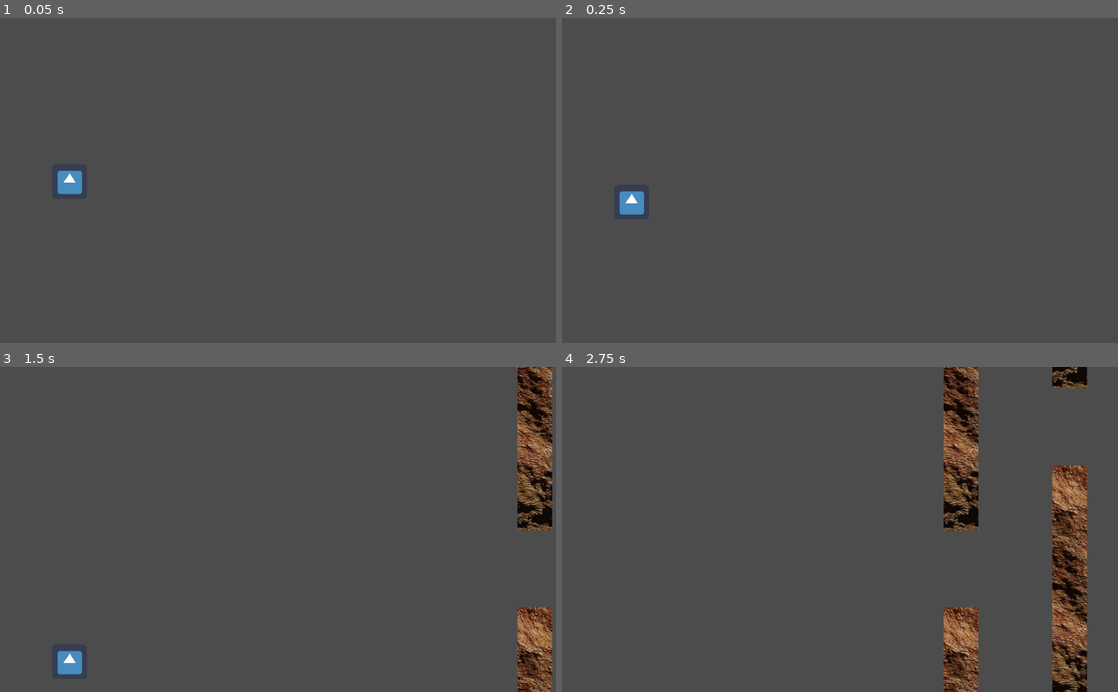
Above: before the commit, frames 1-4 (two rows, left to right).
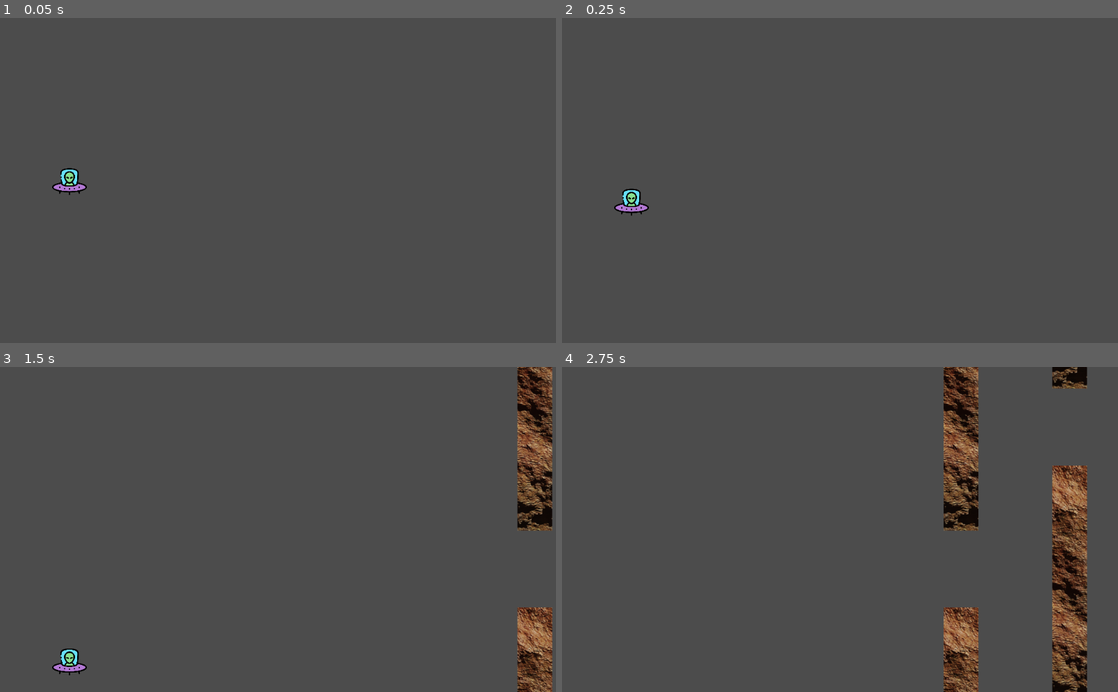
Above: after the commit, the same moments.

Repository: Chamerli-sh/Flappy-Things
Game: Godot game, scene res://World/World.tscn
The game is run twice, just before and just after one commit, with the same random seed, the same clock (stepped at 60 frames per second) and the same inputs. The project has no main scene, so this scene is started directly. The engine's default icon, where the game draws it, is replaced by a stand-in: a white triangle on a blue panel in a dark square.
Inputs:
- Up to frame 1 (0.05 s): no input
- Up to frame 2 (0.25 s): no input
- Up to frame 3 (1.5 s): tap Up (jump) at 0.77 s
- Up to frame 4 (2.75 s): tap Up (jump) at 1.52 s

The runs differ from the first frame. In frame 1, 0.4% of the frame differs, in the area x 9-16%, y 46-55%; in frame 2, 0.4%; in frame 3, 0.4%; in frame 4, nothing differs.

Commit message:
Importing player sprit

Diff:
--- a/Player/Player.tscn
+++ b/Player/Player.tscn
@@ -1,15 +1,17 @@
 [gd_scene load_steps=4 format=2]
 
-[ext_resource path="res://icon.png" type="Texture" id=1]
+[ext_resource path="res://Player/Player.png" type="Texture" id=1]
 [ext_resource path="res://Player/Player.gd" type="Script" id=2]
 
-[sub_resource type="RectangleShape2D" id=1]
-extents = Vector2( 32, 32 )
+[sub_resource type="CapsuleShape2D" id=1]
+radius = 16.0
 
 [node name="Player" type="KinematicBody2D"]
 script = ExtResource( 2 )
 
 [node name="Sprite" type="Sprite" parent="."]
+position = Vector2( -1.52588e-05, -1.52588e-05 )
+scale = Vector2( 0.125, 0.125 )
 texture = ExtResource( 1 )
 
 [node name="CollisionShape2D" type="CollisionShape2D" parent="."]
Binary file added: Player/Player.png
Not shown, added: Player/Player.png.import
Not shown, changed: README.md
